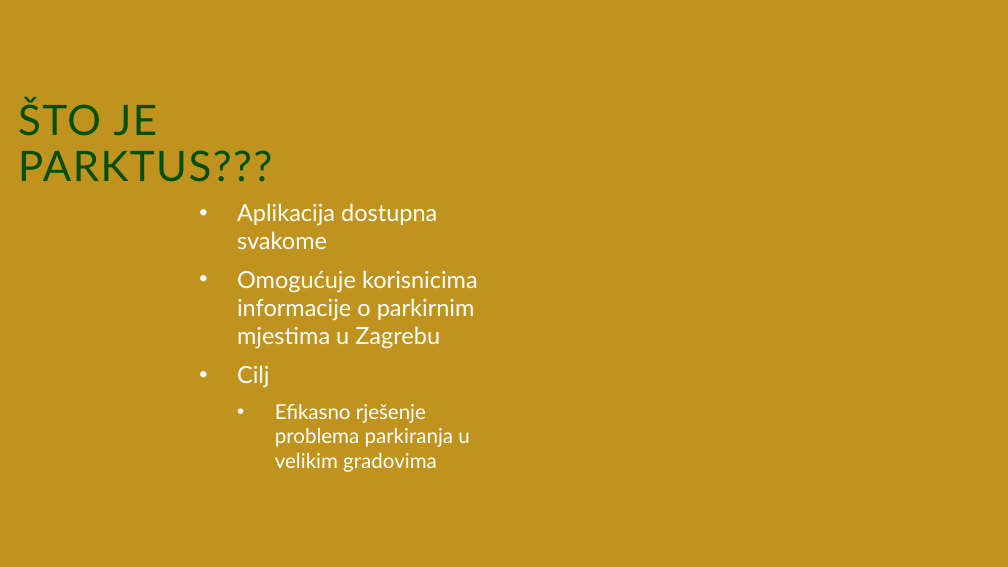
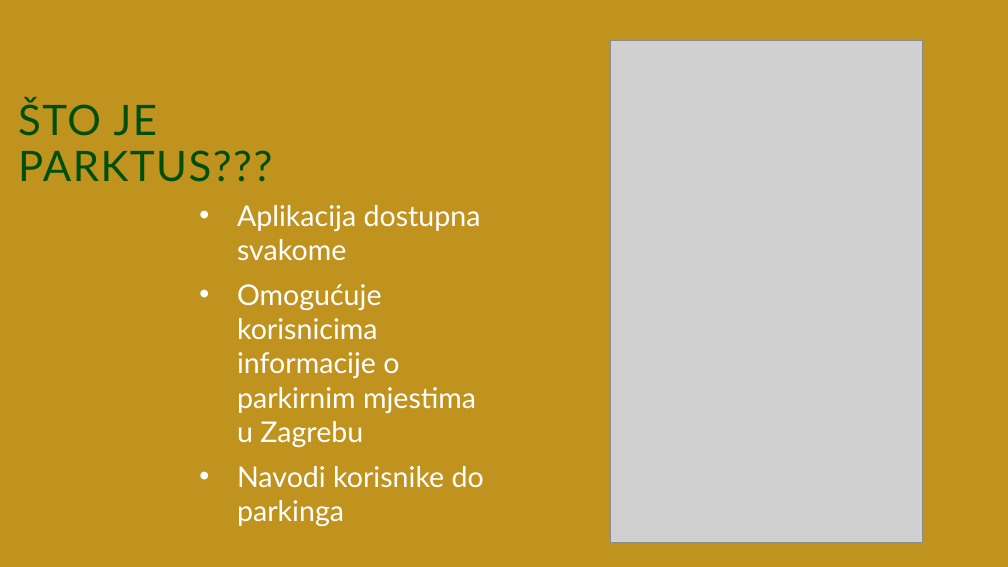
Before and after one commit to Njamic-27/kaktusi, a slide deck: slide 3 of PARKTUS.pptx. Drawn at 1008x567 pixels with LibreOffice and Linux fonts; fonts in the diff are those of the drawing; grey boxes stand for pictures; background and template pictures are left out. Boxes give left, top, right and bottom in pixels: in the first picture for what was removed or moved away, otherwise in the second. Text is boxed around its words. In the diff, an @@ line names an element or a change of style, - is before the commit and + after.

```diff
--- a/PARKTUS.pptx
+++ b/PARKTUS.pptx
@@ picture added at (610, 41, 923, 543) @@
@@ text at (237, 205, 481, 447): size 22.4 to 27.2 pt in "Aplikacija dostupna svakome", "Omogućuje korisnicima informacije o parkirnim mjestima u ..." @@
@@ text at (237, 466, 484, 526): text changed; size 19.6 to 27.2 pt @@
-• Cilj
-  • Efikasno rješenje problema parkiranja u velikim gradovima
+• Navodi korisnike do parkinga
```
Also in this commit, not shown: 6 other slides changed, 1 slide removed.
